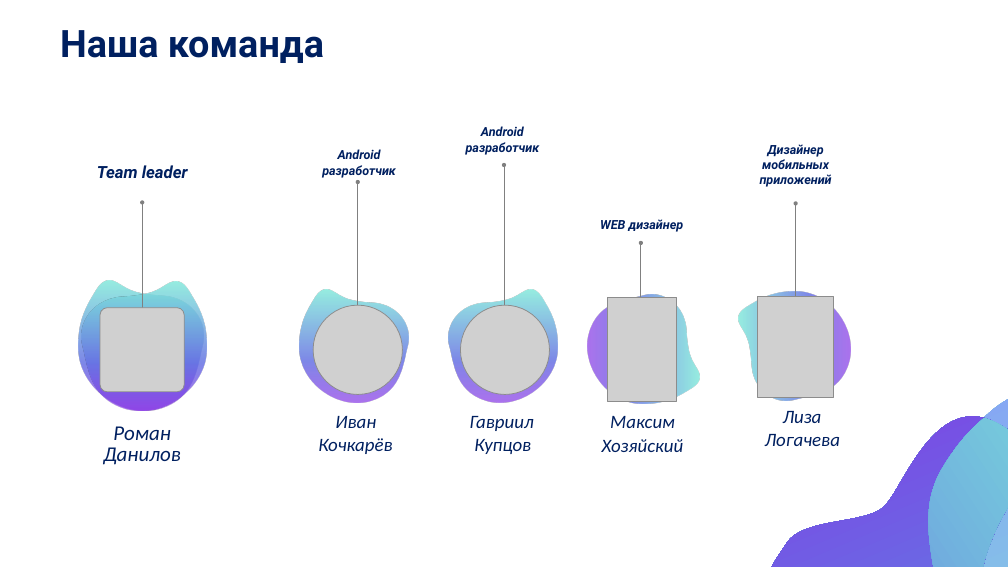
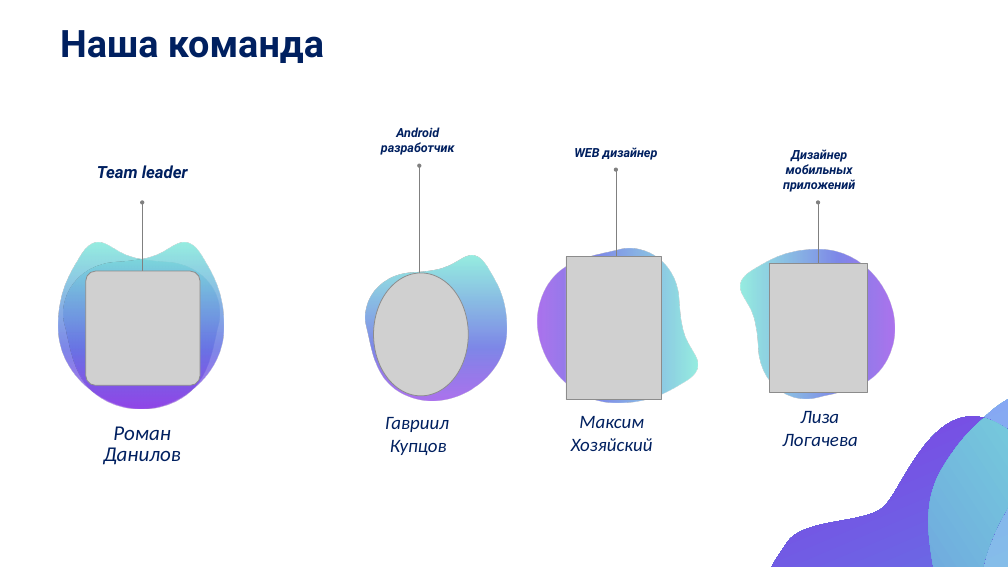
Before and after one commit to romka-best/NeoBrain_App, a slide deck: slide 4 of NeoBrain.pptx. Drawn at 1008x567 pixels with LibreOffice and Linux fonts; fonts in the diff are those of the drawing; grey boxes stand for pictures. Boxes give left, top, right and bottom in pixels: in the first picture for what was removed or moved away, otherwise in the second. Text is boxed around its words. In the diff, an @@ line names an element or a change of style, - is before the commit and + after.

Commit message:
Fixed some bugs. Updated presentation and text for presentation. Also added video

```diff
--- a/NeoBrain.pptx
+++ b/NeoBrain.pptx
@@ text removed at box(322, 149, 396, 178) @@
-Android разработчик
@@ text "WEB дизайнер": place and size @@
-text "WEB дизайнер" at box(600, 219, 684, 232)
+text "WEB дизайнер" at box(574, 147, 658, 160)
@@ text "Дизайнер мобильных приложений": place and size @@
-text "Дизайнер мобильных приложений" at box(760, 144, 832, 187)
+text "Дизайнер мобильных приложений" at box(783, 149, 855, 192)
@@ 3 texts, 1 arrow: place and size @@
-3 texts, 1 arrow at box(466, 126, 540, 454)
+3 texts, 1 arrow at box(381, 127, 455, 455)
@@ arrow moved from (641, 368) - (641, 243) to (616, 294) - (616, 169) @@
@@ arrow removed from (358, 388) to (358, 182) @@
@@ 2 texts, 1 arrow: place and size @@
-2 texts, 1 arrow at box(765, 203, 840, 446)
+2 texts, 1 arrow at box(782, 203, 857, 446)
@@ freeform shape: place and size @@
-freeform shape at box(77, 275, 208, 419)
+freeform shape at box(57, 235, 225, 419)
@@ freeform shape: place and size @@
-freeform shape at box(77, 275, 208, 419)
+freeform shape at box(58, 235, 225, 419)
@@ freeform shape: place and size @@
-freeform shape at box(445, 285, 559, 410)
+freeform shape at box(361, 249, 507, 411)
@@ freeform shape: place and size @@
-freeform shape at box(580, 291, 704, 404)
+freeform shape at box(527, 242, 704, 403)
@@ picture: place and size @@
-picture at box(607, 297, 677, 402)
+picture at box(566, 257, 662, 400)
@@ freeform shape: place and size @@
-freeform shape at box(733, 291, 858, 404)
+freeform shape at box(733, 249, 904, 404)
@@ picture: place and size @@
-picture at box(758, 296, 834, 397)
+picture at box(769, 264, 867, 392)
@@ picture: place and size @@
-picture at box(100, 308, 184, 392)
+picture at box(85, 271, 200, 386)
@@ freeform shape removed at box(299, 285, 412, 410) @@
@@ picture added at box(374, 273, 468, 396) @@
@@ picture removed at box(313, 306, 402, 395) @@
@@ picture removed at box(461, 306, 550, 395) @@
@@ text removed at box(335, 416, 376, 428) @@
-Иван
@@ text "Максим": place and size @@
-text "Максим" at box(610, 416, 675, 428)
+text "Максим" at box(579, 416, 644, 428)
@@ text removed at box(318, 438, 392, 454) @@
-Кочкарёв
@@ text "Хозяйский": place and size @@
-text "Хозяйский" at box(602, 439, 684, 452)
+text "Хозяйский" at box(571, 438, 653, 451)
```
Also in this commit, not shown: 3 other slides changed, 26 other files.
